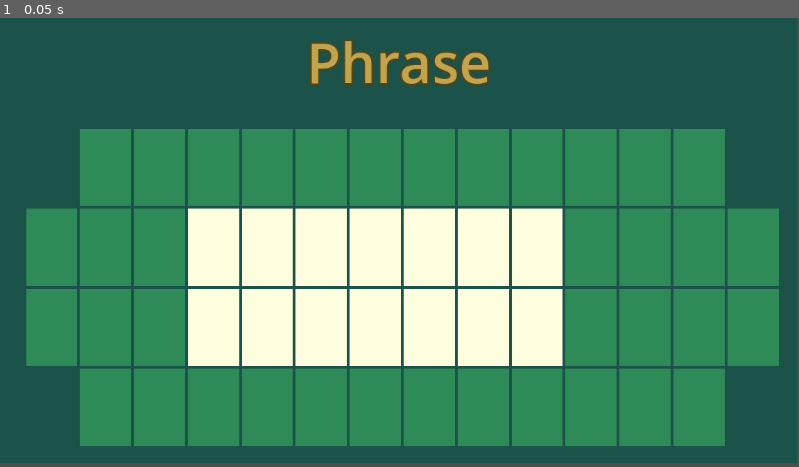
Above: before the commit, frame 1.
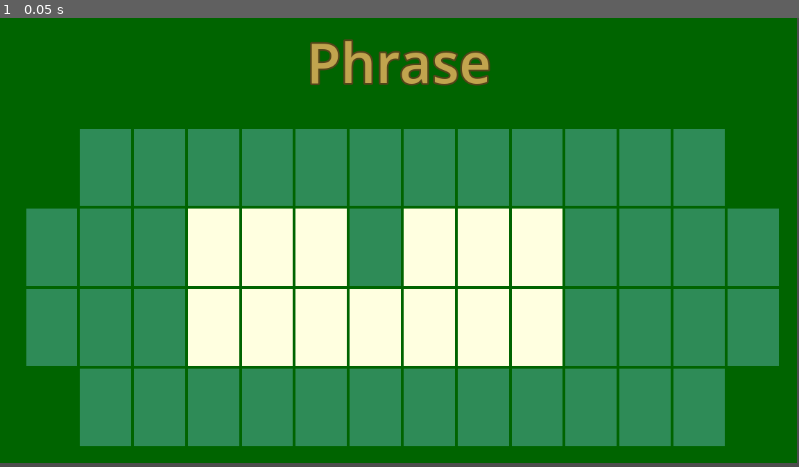
Above: after the commit, the same moment.

Repository: rsburke4/RoundThingOfRiches
Game: Godot game, scene res://Puzzle/puzzle.tscn
Same seed, same stepped clock (60 frames per second), same inputs: the game is played once before the commit and once after it. Before the commit the project has no main scene; this scene is started directly in both runs.
Inputs:
- Up to frame 1 (0.05 s): no input

The runs differ from the first frame. In frame 1, 42% of the frame differs, in the area x 0-100%, y 0-100%.

Commit message:
moved tile formatting to tile scene with state setter; added file for tile-related constants to Auto-Loader of project

Diff:
--- a/Puzzle.gd
+++ b/Puzzle.gd
@@ -9,10 +9,14 @@
 
 # Called when the node enters the scene tree for the first time.
 func _ready():
+	# any formatting...
+	get_node("Background").color = TileConst.COLOR_TILE_BKGD
+
 	new_puzzle = get_puzzle("res://answers.json")
 	var category = get_node("Category")
 
 	# initialize the puzzle
+	# TODO - move this to a separate function to be called each new round
 	category.text = new_puzzle.Category
 	setup_puzzle(new_puzzle)  # is this argument necessary? would this ever be called without the global?
 
@@ -78,6 +82,7 @@
 	for l in [line1, line2, line3, line4]:
 		var cur_line = puzzle[l.name.substr(0,5)]
 
+# TODO - need to account for extra padding on lines 1 and 4
 		if cur_line .length() > 0:
 			var padding = (14-cur_line.length())/2.0  # number of blanks on either side
 			var start = floor(padding)
@@ -85,8 +90,6 @@
 			var tiles = range(start,end)
 
 			for i in range(cur_line.length()):
-				var tile = l.get_node("Tile"+str(tiles[i]))
-				var letter = tile.get_node("Letter")
-
-				letter.text = cur_line[i]
-				tile.color = Color.LIGHT_YELLOW
+				if cur_line[i] != " ":
+					var tile = l.get_node("Tile"+str(tiles[i]))
+					tile.change_state(TileConst.STATE_HIDDEN, cur_line[i])
--- a/Puzzle/PuzzleGrid.gd
+++ b/Puzzle/PuzzleGrid.gd
@@ -7,17 +7,12 @@
 	for c in get_children():
 		for i in range(14):
 			var tile_i = tile.instantiate()
-			var letter = tile_i.get_node("Letter")
+			tile_i.change_state(TileConst.STATE_EMPTY)  # make sure the state is empty
 
-			# format
-			letter.text = "A"
-			letter.visible_characters = 0
-
-			tile_i.color = Color.SEA_GREEN
-
+			# change the corner tiles to match the background color (these aren't used)
 			if c.name == "Line1Grid" or c.name == "Line4Grid":
 				if i == 0 or i == 13:
-					tile_i.color = get_parent().get_node("Background").color
+					tile_i.change_state(TileConst.STATE_BKGD)
 
 			tile_i.name = "Tile" + str(i)
 
--- /dev/null
+++ b/Puzzle/tile.gd
@@ -0,0 +1,35 @@
+extends ColorRect
+
+@export var State = TileConst.STATE_EMPTY
+
+# Called when the node enters the scene tree for the first time.
+func _ready():
+	# format as an empty tile by default
+	change_state(State)
+
+# Called every frame. 'delta' is the elapsed time since the previous frame.
+func _process(delta):
+	pass
+
+func change_state(state, letter := "", bkgd := Color(1,1,1,1)):
+	State = state
+	if state == TileConst.STATE_EMPTY:
+		# format for an emtpy tile
+		color = TileConst.COLOR_TILE_EMPTY
+		get_node("Letter").visible_characters = 0
+	elif state == TileConst.STATE_HIDDEN:
+		# format for a tile hiding a letter
+		color = TileConst.COLOR_TILE_LIT
+		get_node("Letter").text = letter
+	elif state == TileConst.STATE_HIGHLIGHT:
+		# format for a tile about to display a letter
+		# note it is assumed the letter has already been set, so we only need to change the color
+		color = TileConst.COLOR_TILE_HILITE
+	elif state == TileConst.STATE_SHOW:
+		# format for a tile revealing a letter
+		# note it is assumed the letter has already been set
+		color = TileConst.COLOR_TILE_LIT
+		get_node("Letter").visible_characters = 1
+	elif state == TileConst.STATE_BKGD:
+		# format to match the background color
+		color = TileConst.COLOR_TILE_BKGD
--- a/Puzzle/tile.tscn
+++ b/Puzzle/tile.tscn
@@ -1,10 +1,14 @@
-[gd_scene format=3 uid="uid://ced1d2aafjdoq"]
+[gd_scene load_steps=2 format=3 uid="uid://ced1d2aafjdoq"]
+
+[ext_resource type="Script" path="res://Puzzle/tile.gd" id="1_lc8wg"]
 
 [node name="Tile" type="ColorRect"]
 offset_right = 80.0
 offset_bottom = 90.0
 size_flags_horizontal = 3
 size_flags_vertical = 3
+color = Color(0.18, 0.55, 0.34, 1)
+script = ExtResource("1_lc8wg")
 
 [node name="Letter" type="Label" parent="."]
 layout_mode = 0
--- /dev/null
+++ b/Puzzle/tile_const.gd
@@ -0,0 +1,13 @@
+extends Node
+
+# this script is used in AutoLoad to have these constants available to all scripts
+# References: https://docs.godotengine.org/en/3.0/getting_started/step_by_step/singletons_autoload.html
+
+# enumeration for tile state
+enum {STATE_EMPTY, STATE_HIDDEN, STATE_HIGHLIGHT, STATE_SHOW, STATE_BKGD}
+
+# colors for puzzle background and tile states
+var COLOR_TILE_BKGD = Color.DARK_GREEN
+var COLOR_TILE_EMPTY = Color.SEA_GREEN
+var COLOR_TILE_LIT = Color.LIGHT_YELLOW
+var COLOR_TILE_HILITE = Color.BEIGE
--- a/project.godot
+++ b/project.godot
@@ -11,8 +11,13 @@
 [application]
 
 config/name="WheelOfFortune"
+run/main_scene="res://Puzzle/puzzle.tscn"
 config/features=PackedStringArray("4.1", "Forward Plus")
 config/icon="res://icon.svg"
+
+[autoload]
+
+TileConst="*res://Puzzle/tile_const.gd"
 
 [dotnet]
 
